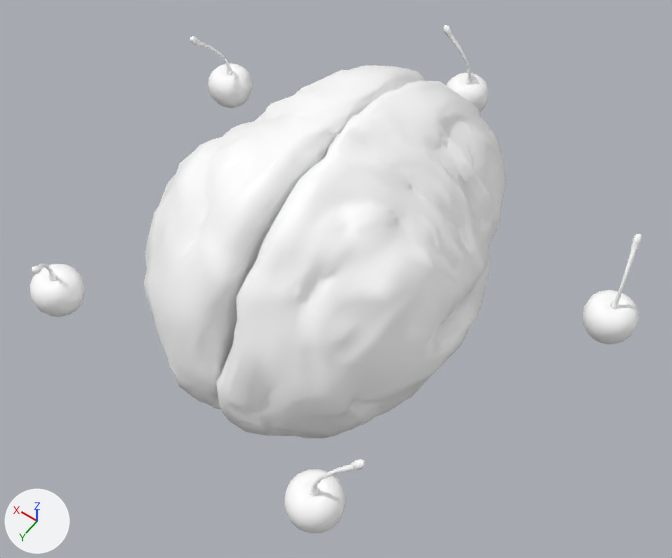
One commit to the glTF model public/models/cervello.glb: the scene before it, then after it.
One viewpoint serves both versions: a 50 mm lens placed at (-0.192, 0.268, 0.409), pointed at (-0.006, 0.007, 0.0). Every picture has the same lights, and +X, +Y and +Z are marked at lower left. The older version comes first. Where no turn or scale is listed for an object, it has been applied to the vertices. Vertices at exactly the same position are counted once.

Script lines for the objects in view, before the commit:
```python
mat_mat_lobo_frontale = principled_material('Mat_lobo_frontale')
mat_mat_lobo_frontale.base_color = (1.0, 1.0, 1.0)  # white #ffffff
me_mesh = bpy.data.meshes.new('Mesh')
me_mesh.from_pydata(...)  # 1255 vertices, 2440 faces; spans x -0.157..0.146, y -0.164..0.141, z 0.003..0.06
# faces by material slot: [1600, 840]
me_mesh.materials.append(mat_mat_ciliegia)  # white #ffffff
me_mesh.materials.append(mat_mat_gambo_ciliegia)  # white #ffffff
me_mesh_005 = bpy.data.meshes.new('Mesh.005')
me_mesh_005.from_pydata(...)  # 4970 vertices, 9932 faces; spans x -0.089..0.089, y -0.111..0.111, z -0.035..0.106
# faces by material slot: [8030, 1902]
me_mesh_005.materials.append(mat_mat_lobi)  # white #ffffff
me_mesh_005.materials.append(mat_mat_lobo_frontale)  # white #ffffff
ob_ciliegie_g = bpy.data.objects.new('ciliegie_g', me_mesh)
ob_ciliegie_g.location = (0.0, 0.0, 0.0)
ob_lobi_g = bpy.data.objects.new('lobi_g', me_mesh_005)
ob_lobi_g.location = (0.0, 0.0, 0.0)
```
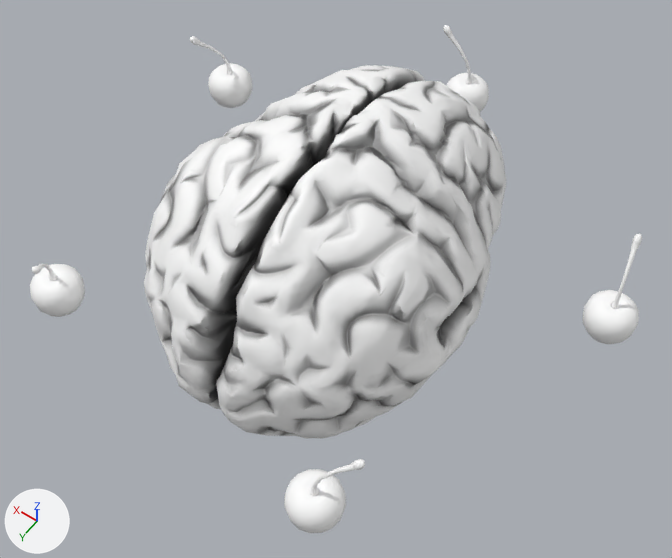
Boxes (x1, y1, x2, y2) around the edits, measured in the pictures (672 x 558 px):
'lobi_g', surface changed, recoloured (white to grey)
    both: (145, 65, 505, 438)
part 1 of me_mesh_005, recoloured (white to grey)
    both: (145, 78, 491, 438)

The change, as a list of edits to the scene's bpy script:
```text
Add img_lobi_mixed_ao:
    img_lobi_mixed_ao = load_image('lobi_Mixed_AO', '_unpacked/lobi_Mixed_AO', 1024, 1024, 'sRGB')
Add img_lobi_normal_opengl:
    img_lobi_normal_opengl = load_image('lobi_Normal_OpenGL', '_unpacked/lobi_Normal_OpenGL', 1024, 1024, 'Non-Color')
Change mat_mat_lobo_frontale:
    where n0 = _N.new('ShaderNodeBsdfPrincipled'); n0.name = 'Principled BSDF'
    remove n0.inputs[0].default_value = (1.0, 1.0, 1.0, 1.0)  # 'Base Color', white #ffffff
    add n2 = _N.new('ShaderNodeTexImage'); n2.name = 'Image Texture'
    add n2.image = img_lobi_mixed_ao
    add n3 = _N.new('ShaderNodeNormalMap'); n3.name = 'Normal Map'
    add n3.uv_map = 'UVMap'
    add n4 = _N.new('ShaderNodeTexImage'); n4.name = 'Image Texture.001'
    add n4.image = img_lobi_normal_opengl
    add _L.new(n2.outputs[0], n0.inputs[0])  # 'Color' to 'Base Color'
    add _L.new(n3.outputs[0], n0.inputs[5])  # 'Normal' to 'Normal'
    add _L.new(n4.outputs[0], n3.inputs[1])  # 'Color' to 'Color'
Change me_mesh_005:
    where me_mesh_005.from_pydata(...)  # 4970 vertices, 9932 faces; spans x -0.089..0.089, y -0.111..0.111, z -0.035..0.106
    used by ob_lobi_g; location = (0.0, 0.0, 0.0)
    me_mesh_005 part 1: all 8030 faces that had it switch from mat_mat_lobi (white #ffffff) to mat_mat_lobo_frontale
```
